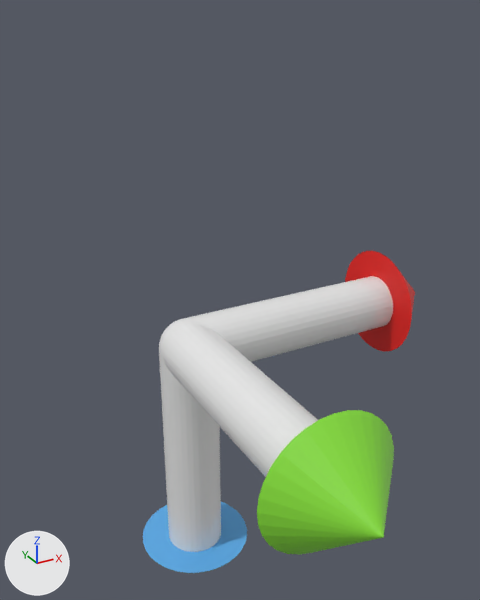
Two versions of the OBJ model resources/coords.obj, one commit apart.
Camera for both pictures: a 50 mm camera at (-0.81, -1.82, 1.05) aimed at (0.26, 0.12, 0.08). The axes (+X, +Y, +Z) are drawn at lower left. The lights are the same throughout. Where no turn or scale is listed for an object, it has been applied to the vertices.
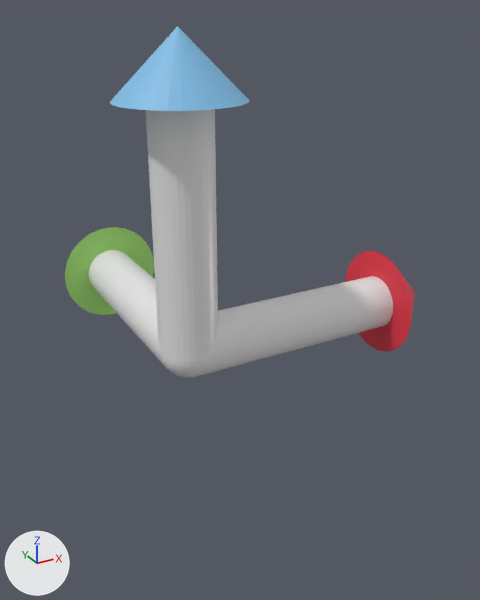
The change in detail:
Material 'Material.002' (mat_material_002) changes colour from blue #59aae7 to blue #81bfe7; in linear values from (0.1, 0.404, 0.802) to (0.218, 0.518, 0.802).
Material 'Material.003' (mat_material_003) is new.
Its base color is (0.393, 0.802, 0.188) (green #a8e778).
Its roughness is 0.526.
me_cone has 33 vertices, 33 faces and spans x -0.2..0.2, y -0.2..0.2, z -1.0..-0.8.
me_cone is used by ob_cone; location (0.0, 0.0, 0.0).
me_cone part 1: the whole mesh is turned -180 degrees about the y axis through the mesh origin.
me_cone_001 has 33 vertices, 33 faces and spans x 0.8..1.0, y -0.2..0.2, z -0.2..0.2.
me_cone_001 is used by ob_cone_001; location (0.0, 0.0, 0.0).
me_cone_001 no longer uses material mat_material_001 (red #e71d17).
me_cone_001 part 2: the whole mesh is multiplied about the mesh origin by the matrix ((0.0, 0.0, -1.0), (1.0, 0.0, 0.0), (0.0, -1.0, 0.0)).
me_cone_001 now uses material mat_material_003 (green #a8e778).
me_cone_002 has 33 vertices, 33 faces and spans x -0.2..0.2, y -1.0..-0.8, z -0.2..0.2.
me_cone_002 is used by ob_cone_002; location (0.0, 0.0, 0.0).
me_cone_002 no longer uses material mat_material (green #8de73e).
me_cone_002 part 3: the whole mesh is multiplied about the mesh origin by the matrix ((0.0, -1.0, 0.0), (0.0, 0.0, -1.0), (1.0, 0.0, 0.0)).
me_cone_002 now uses material mat_material_001 (red #e71d17).
me_cylinder has 64 vertices, 34 faces and spans x -0.1..0.1, y -0.1..0.1, z -0.8..0.0.
me_cylinder is used by ob_cylinder; location (0.0, 0.0, 0.0).
me_cylinder part 4: the whole mesh is moved by (0.0, 0.0, 0.8).
me_cylinder_001 has 64 vertices, 34 faces and spans x 0.0..0.8, y -0.1..0.1, z -0.1..0.1.
me_cylinder_001 is used by ob_cylinder_001; location (0.0, 0.0, 0.0).
me_cylinder_001 part 5: the whole mesh is multiplied about its middle by the matrix ((0.0, 0.0, -1.0), (-1.0, 0.0, 0.0), (0.0, 1.0, 0.0)), then moved by (-0.4, 0.4, 0.0).
me_cylinder_002 has 64 vertices, 34 faces and spans x -0.1..0.1, y -0.8..0.0, z -0.1..0.1.
me_cylinder_002 is used by ob_cylinder_002; location (0.0, 0.0, 0.0).
me_cylinder_002 part 6: the whole mesh is multiplied about the mesh origin by the matrix ((0.0, -1.0, 0.0), (0.0, 0.0, 1.0), (-1.0, 0.0, 0.0)).

Changed parts and their boxes (x1, y1, x2, y2) in the pictures (480 x 600 px):
'Cylinder', mesh moved: before (159, 352, 221, 552); after (146, 109, 218, 362)
'Cylinder.002', reshaped: before (161, 321, 318, 477); after (198, 276, 393, 376)
'Cone.002', recoloured, reshaped (49% narrower, 30% shorter): before (257, 410, 394, 555); after (345, 251, 415, 352)
'Cylinder.001', reshaped: before (183, 276, 393, 362); after (88, 250, 165, 366)
'Cone', recoloured, mesh turned: before (143, 502, 247, 573); after (110, 26, 249, 111)
'Cone.001', recoloured, reshaped (27% wider, 13% shorter): before (345, 251, 415, 352); after (65, 227, 154, 315)
